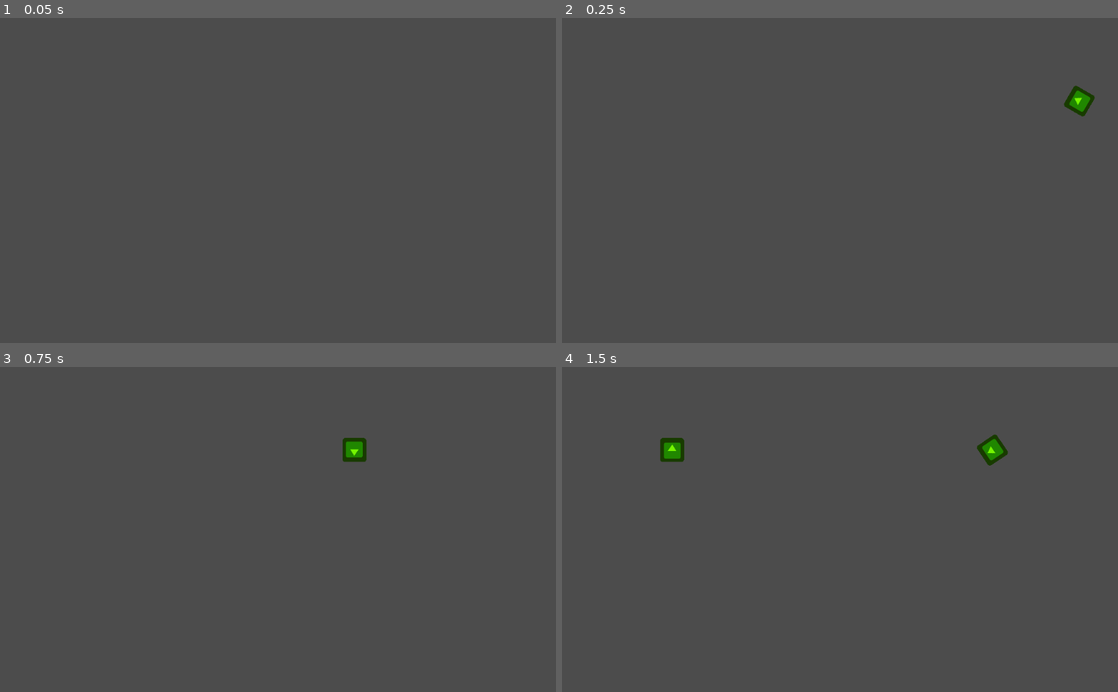
Above: before the commit, frames 1-4 (two rows, left to right).
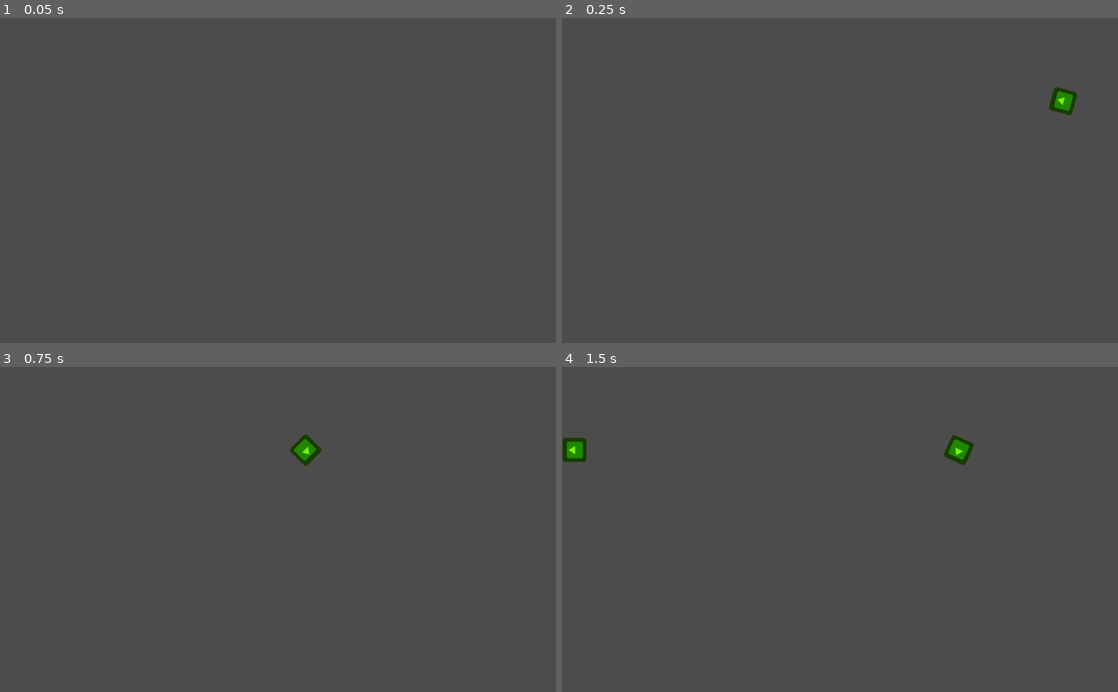
Above: after the commit, the same moments.

Repository: iabadie/prototipado-unpaz-2019
Game: Godot game, scene res://escenas/mundo/Mundo.tscn
Two runs of this game, one before a commit and one after it. Both use one fixed random seed, a clock stepped at 60 frames per second and the inputs below. The project has no main scene, so this scene is started directly. The engine's default icon, where the game draws it, is replaced by a stand-in: a white triangle on a blue panel in a dark square.
Inputs:
- Up to frame 1 (0.05 s): no input
- Up to frame 2 (0.25 s): no input
- Up to frame 3 (0.75 s): no input
- Up to frame 4 (1.5 s): no input

Frame 1 is identical in both runs. In frame 2, 0.5% of the frame differs, in the area x 87-96%, y 20-31%; in frame 3, 0.6%; in frame 4, 1.3%, in the area x 0-81%, y 20-31%.

Commit message:
Mejora de la velocidad

Diff:
--- a/GodotHub/escenas/Generador/Objetivo.gd
+++ b/GodotHub/escenas/Generador/Objetivo.gd
@@ -10,6 +10,6 @@
 
 # Called every frame. 'delta' is the elapsed time since the previous frame.
 func _process(delta):
-	rotation_degrees -= 4
-	position.x -= 10
+	rotation_degrees -= 5
+	position.x -= 12
 	pass
